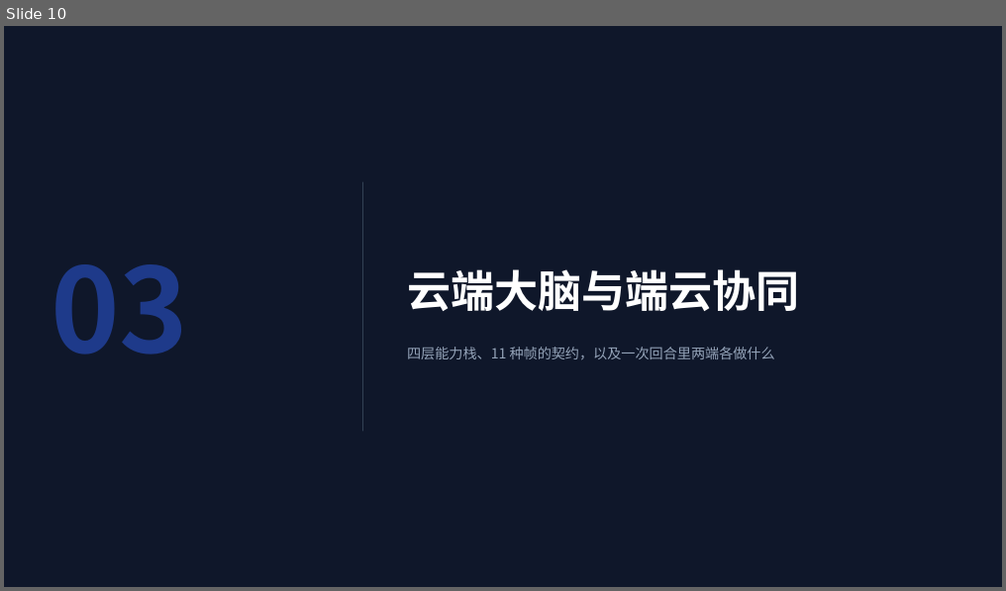
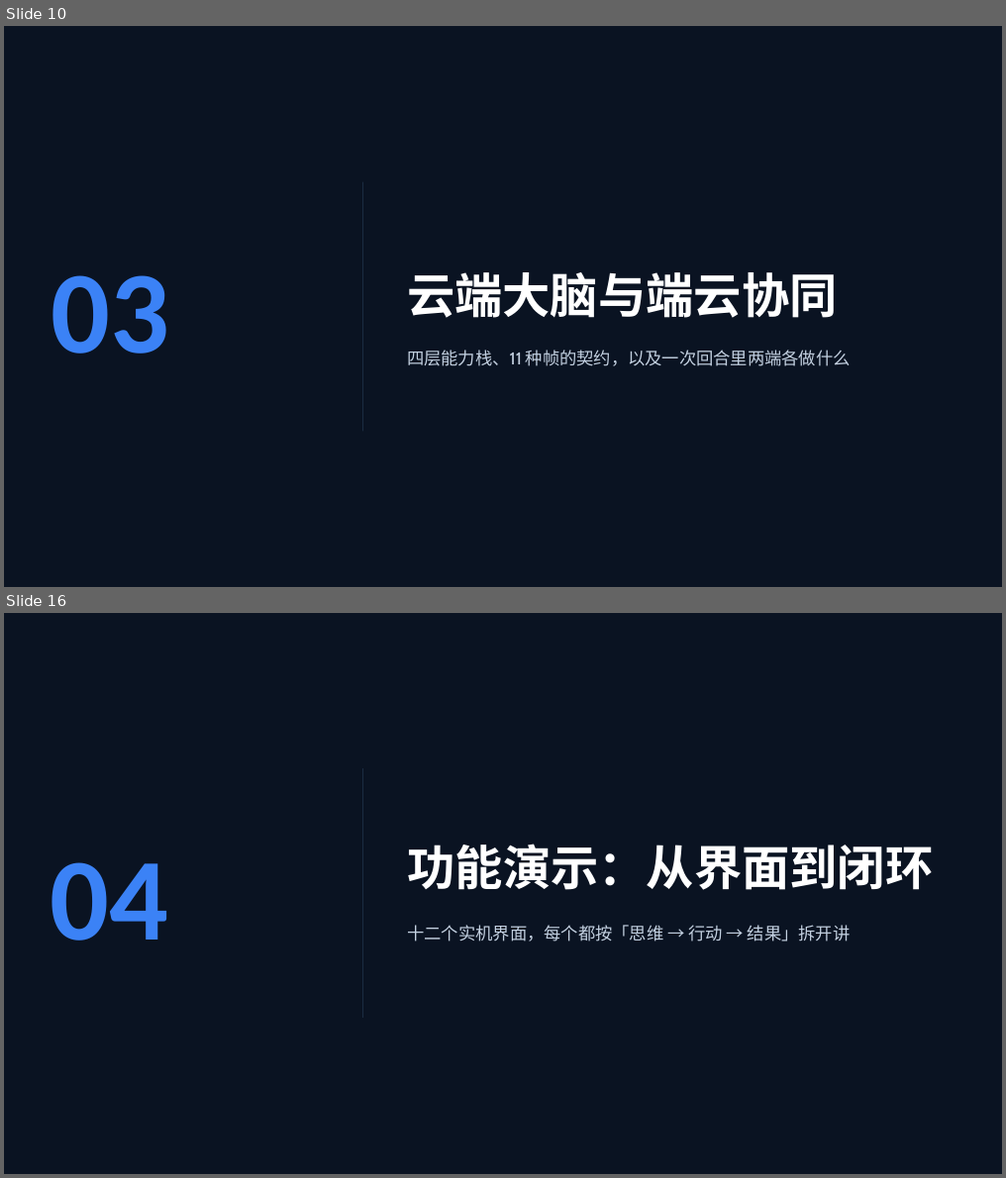
Before and after one commit to xkk6663/pet_companion, a slide deck: docs/汇报/桌宠伴侣技术汇报/桌宠伴侣技术汇报.pptx. Shown one above the other, each under a label of ours: slide 10 before the commit, slides 10 and 16 after it; the slides between them are not shown. The pictures are 1006x591 and 1006x1178 pixels, drawn with LibreOffice and Linux fonts; fonts in the diff are those of the drawing; background and template pictures are left out; a plain dark background stands for a picture behind light text. Boxes give left, top, right and bottom in pixels: in the first picture for what was removed or moved away, otherwise in the second. Text is boxed around its words. In the diff, an @@ line names an element or a change of style, - is before the commit and + after.

```diff
--- a/docs/汇报/桌宠伴侣技术汇报/桌宠伴侣技术汇报.pptx
+++ b/docs/汇报/桌宠伴侣技术汇报/桌宠伴侣技术汇报.pptx
@@ slide 16 added at box(4, 613, 1002, 1174), background picture (left out) @@
@@ rectangle added at box(4, 613, 1002, 1174), fill #0A1322 @@
@@ rectangle added at box(362, 768, 363, 1018), fill #1B2C42 @@
@@ text added at box(407, 844, 933, 890), 46 pt, text #FFFFFF, bold @@
+功能演示：从界面到闭环
@@ text added at box(51, 862, 169, 941), 112.5 pt, text #3B82F6, bold @@
+04
@@ text added at box(407, 925, 850, 942), 16.5 pt, text #C3D0E0 @@
+十二个实机界面，每个都按「思维 → 行动 → 结果」拆开讲
@@ slide 10 changed as well @@
@@ background #FFFFFF to picture (left out) @@
@@ rectangle at box(4, 26, 1002, 587): fill #0F172A to #0A1322 @@
@@ rectangle at box(362, 181, 363, 431): fill #334155 to #1B2C42 @@
@@ text "03" at box(51, 275, 169, 354): font Noto Sans CJK SC to Calibri, text colour #1E3A8A to #3B82F6 @@
@@ text "云端大脑与端云协同" at box(407, 273, 837, 318): size 42 to 46 pt, font Noto Sans CJK SC to Cabin @@
@@ text "四层能力栈、11 种帧的契约，以及一次回合里两端各做什么" at box(407, 350, 850, 367): size 13.5 to 16.5 pt, font Noto Sans CJK SC to Cabin, text colour #94A3B8 to #C3D0E0 @@
```
Also in this commit, not shown: 15 other slides changed, 12 other slides added, 11 other files.
